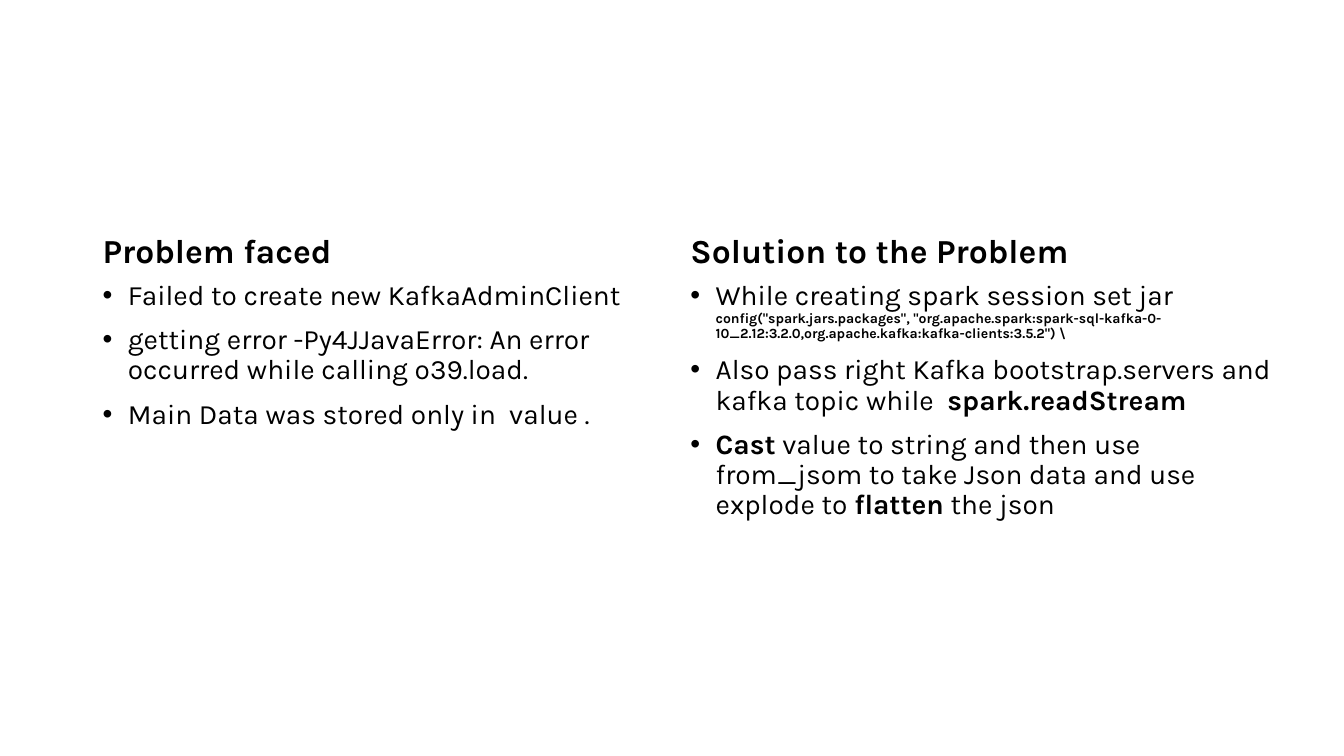
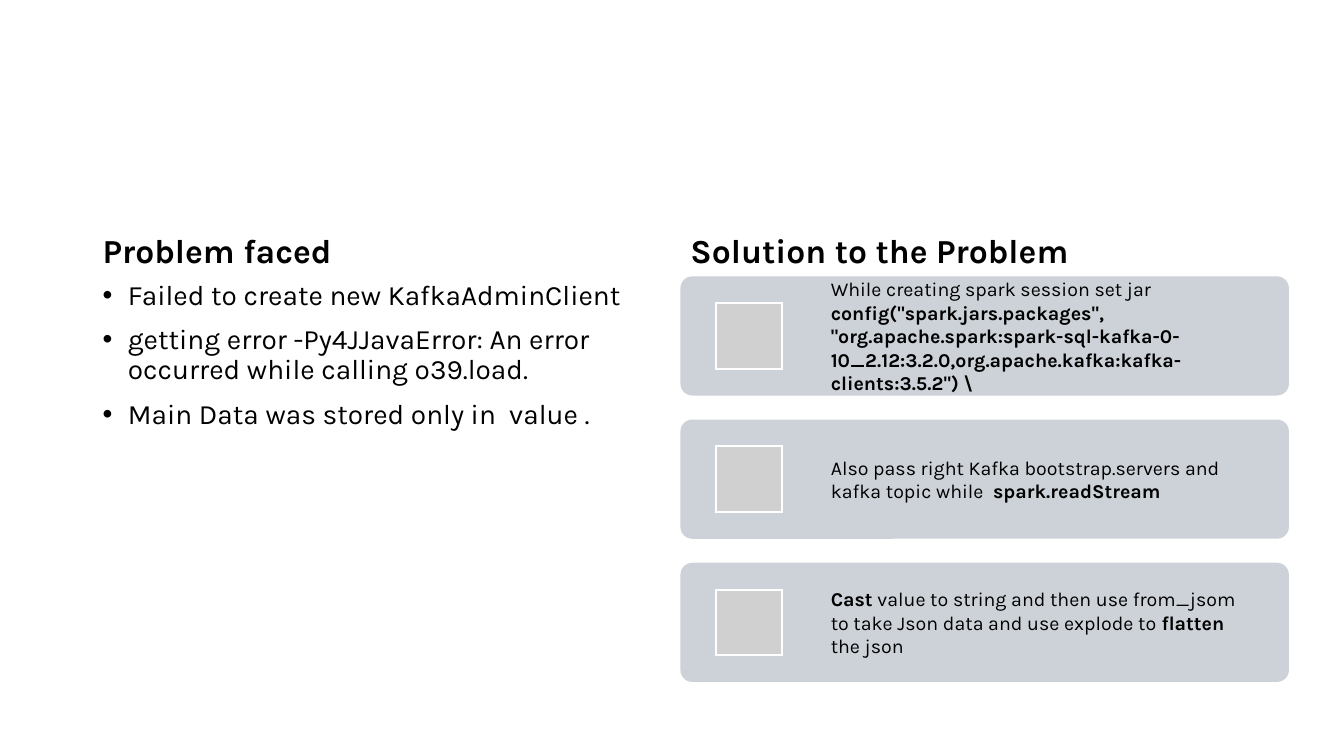
Before and after one commit to cksinghnet/Weather-Based-Grid-Optimization, a slide deck: slide 10 of DataEnggFinalProjectPPT.pptx (slide 9 before the commit). Drawn at 1344x756 pixels with LibreOffice and Linux fonts; fonts in the diff are those of the drawing; grey boxes stand for pictures. Boxes give left, top, right and bottom in pixels: in the first picture for what was removed or moved away, otherwise in the second. Text is boxed around its words. In the diff, an @@ line names an element or a change of style, - is before the commit and + after.

Commit message:
Updated PPT

```diff
--- a/DataEnggFinalProjectPPT.pptx
+++ b/DataEnggFinalProjectPPT.pptx
@@ text removed at <box>716,285,1271,521</box> @@
-• While creating spark session set jar config("spark.jars.packages", "org.apache.spark:spark-sql-kafka-0-10_2.12:3.2.0,org.apache.kafka:kafka-clients:3.5.2") \
-• Also pass right Kafka bootstrap.servers and kafka topic while spark.readStream
-• Cast value to string and then use from_jsom to take Json data and use explode to flatten the json
@@ group added at <box>681,276,1290,682</box>: 3 rounded rectangles, 3 pictures, 3 texts @@
+While creating spark session set jar config("spark.jars.packages", "org.apache.spark:spark-sql-kafka-0-10_2.12:3.2.0,org.apache.kafka:kafka-clients:3.5.2") \
+Also pass right Kafka bootstrap.servers and kafka topic while spark.readStream
+Cast value to string and then use from_jsom to take Json data and use explode to flatten the json
```
Also in this commit, not shown: 2 other slides changed, 3 slides added, 2 slides removed.
